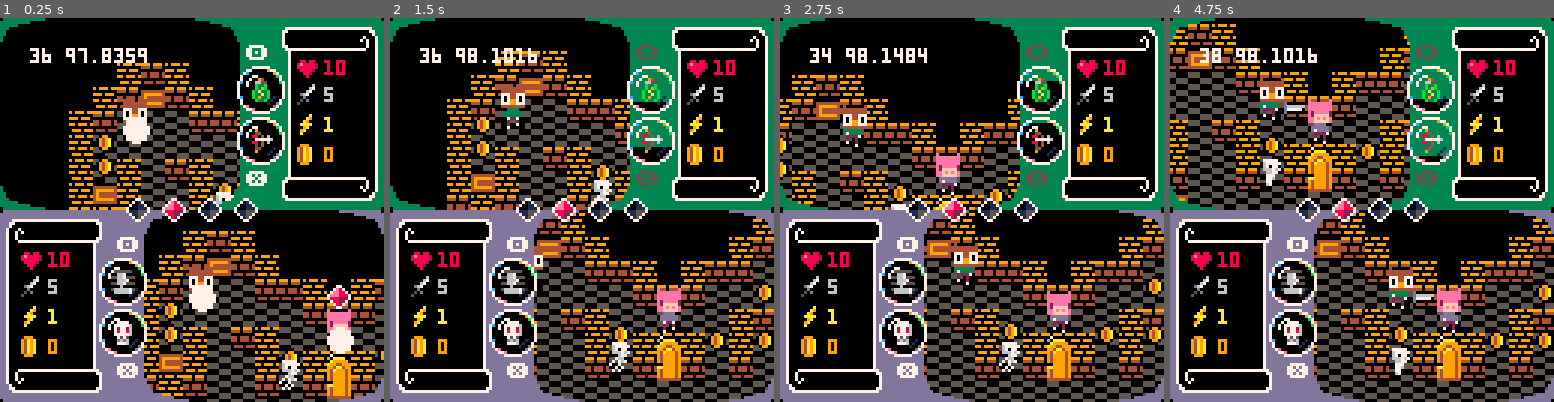
Above: before the commit, frames 1-4 (left to right).
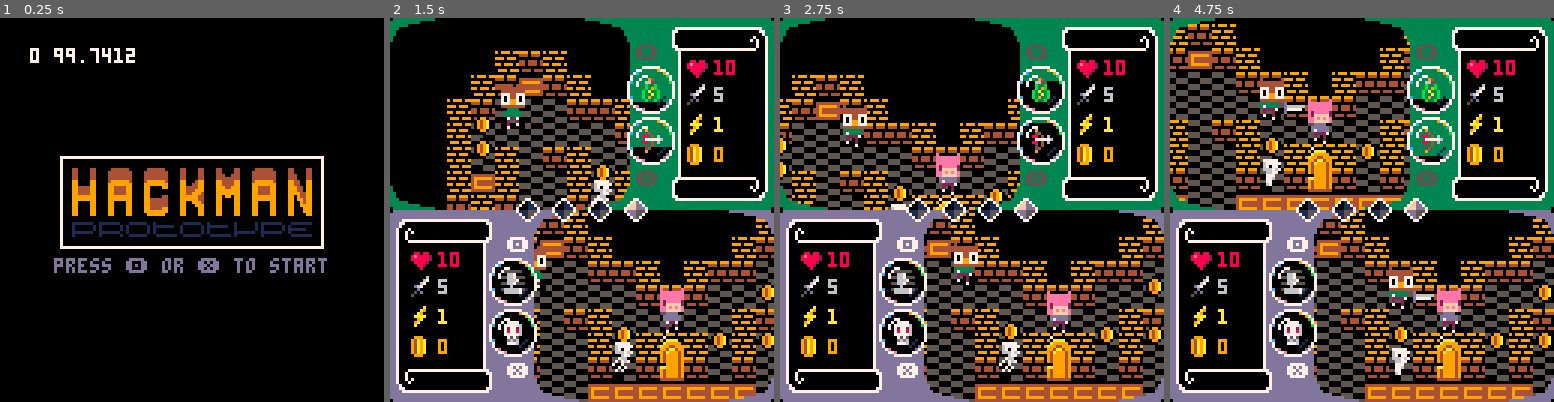
Above: after the commit, the same moments.

Repository: catnipped/hackman
Game: PICO-8 cartridge hackman.p8
The game is run twice, just before and just after one commit, with the same random seed, the same clock (stepped at 60 frames per second) and the same inputs.
Inputs:
- Up to frame 1 (0.25 s): no input
- Up to frame 2 (1.5 s): tap X (X key) at 0.33, 1.07 s; tap O (Z key) at 0.7 s
- Up to frame 3 (2.75 s): hold Right 1.6-2.1 s; tap O (Z key) at 1.7, 2.1, 2.5 s; tap X (X key) at 1.85 s; hold Up 2.15-2.42 s; hold Right from 2.47 s (still down)
- Up to frame 4 (4.75 s): tap O (Z key) every 0.4 s from 2.9 to 4.5 s; tap X (X key) at 2.97, 4.08 s; release Right at 3.03 s; hold Left 3.08-3.58 s; hold Down 3.63-3.97 s; hold Right 4.02-4.68 s; hold Up from 4.73 s (still down)

The runs differ from the first frame. In frame 1, 43% of the frame differs, in the area x 0-100%, y 0-100%; in frame 2, 10%; in frame 3, 2.9%; in frame 4, 4.4%.

Commit message:
title screen test

Diff:
--- a/hackman.p8
+++ b/hackman.p8
@@ -125,8 +125,9 @@
   init_players(2)
   init_enemies(1)
   init_map(17,17)
-  init_chests(8)
+  init_chests(15)
   init_gems()
+  game_state = "logo"
 end
 
 function init_map(w,h)
@@ -164,6 +165,16 @@
 function _update()
   frames += 1
   if frames > 32000 then frames = 0 end
+  if game_state == "logo" then
+     if btnp(4) or btnp(5) then game_state = "game"
+     end
+  end
+  if game_state == "game" then
+    update_game()
+  end
+end
+
+function update_game()
   update_player_collision()
   for p in all(player) do
     local p2 = player[2]
@@ -319,6 +330,39 @@
   cls()
   palt()
   camera(0,0)
+
+  print(flr(stat(1)*100) .. " " .. stat(0),10,10,7)
+  -- print(player[1].dash[2],10,17,8)
+  if game_state == "game" then
+    draw_game()
+  end
+  if game_state == "logo" then
+   draw_logo()
+  end
+  debug = {}
+end
+
+function draw_logo()
+  local x=20
+  local y=46
+  rectfill(x,y,x+87,y+30,0)
+  rect(x,y,x+87,y+30,7)
+  local x=x+4
+  local y=y+4
+  palt()
+  for n = 0,6 do
+    spr(64+n,x+(n*12),y,1,2)
+  end
+  for n = 0,8 do
+    if every(36,0,18) then
+      pal(8,1)
+    else pal(8,8) end
+    spr(71+n,x+(n*9),y+18)
+  end
+  print("press \x8e or \x97 to start",x-6,y+30,13+(frames%8))
+end
+
+function draw_game()
   rectfill(0,0,128,64,3)
   rectfill(0,0,79,83,0)
   rectfill(0,64,128,128,13)
@@ -374,29 +418,6 @@
     end
   end
   draw_ui()
-  print(flr(stat(1)*100) .. " " .. stat(0),10,10,7)
-  -- print(player[1].dash[2],10,17,8)
-  debug = {}
-  -- draw_logo()
-end
-
-function draw_logo()
-  local x=20
-  local y=48
-  rectfill(x,y,x+87,y+30,0)
-  rect(x,y,x+87,y+30,7)
-  local x=24
-  local y=52
-  palt()
-  for n = 0,6 do
-    spr(64+n,x+(n*12),y,1,2)
-  end
-  for n = 0,8 do
-    if every(36,0,18) then
-      pal(8,1)
-    else pal(8,8) end
-    spr(71+n,x+(n*9),y+18)
-  end
 end
 
 function draw_enemies()
@@ -607,22 +628,22 @@
 077007700000000060949a06bbbbbbbb007e00000000d700664444666644446699d99d6600200200002002000020020000200200f711557f67bb337667882276
 077777990444044466099066bb3333bb00077e0000077000664444666604226699d99d6600700200002007000070020000200700ff7157ff667b376666782766
 0000000000000000666006660bbbbbb0000007777770000066044426664444669999999d00000700007000000000070000700000fff77fff6667766666677666
-7777777777777770ff777777777777777777777f0000000000060000666006666666666666694666666666666606666666666666666666666667766666677666
-7777777777000000f7700000000000000000007700000000000670006609a06660000006667755666660000660a066066600006666555566667a9766667fd766
-7777770000000000f700000000000000000000070d00000000067000600000060c77cc1068882286600aaaa0090660a060aaaa066500005a67aa997667ffdd76
-77700000000000007000700000000000000000075d66666600067000609099060777ccc0822e22280aaaa990040660400a999990500000497aaa99977fffddd7
-77000000000000007007070000000000000000070d77777000067000094949a00ccc111082eee228044999000a400490a994499950000049799944477ddd5557
-77000000000000007007000000000000000000070d00000000067000094949a060cc1106822e222804490066600e8006994aa499500000496799447667dd5576
-70000000000000007007000000000000000000770000000000dddd0060909906660c106668222286600066666608206694a999495000004966794766667d5766
-700000000000000070007777777777777777777f0000000000050000660000666660066666822866666666666660066694999949500000496667766666677666
-05555550000000000000000000000000000000000009400000900000777777770077770000000000000a0a00000000c094999949500000496669466666694666
-00667000009990000000006000000a00000000000066550000540000711111160777776007765500090808900000037394999949500000496677556666775566
-55667555094a9a00000006700000a9000880880000b33b0008804060717117160727726007765500a82002000000c77c00999949500000496bbb33b66ddd11d6
-00666700094a9a0000006700000a90008e88882000b39b00007777767177771607877860077765500000008a000c7730aa99994950000049b33a333bd117111d
-55667555094a9a0000d6700000aaaa00888888200b3a33b008804060711771160777776007765500a800000000d37c009499994950000049b3aaa33bd177711d
-00060000094a9a00000d00000009a000088882000b33a3b0005040007111111600757500007050000020028a000d30009499994950000049b33a333bd117111d
-56666675094a9a000050d000009a0000008820000b3933b0005400000661166000d6d60077776550098080900050d00094999949511111496b3333b66d1111d6
-06666670009990000500000000a000000008000000b33b000090000000066000007776007777655000a0a00005000000444444441111111466b33b6666d11d66
+7777777777777770ff777777777777777777777f0000000000060000666006666666666666666666666666666606666666666666666666666667766666677666
+7777777777000000f7700000000000000000007700000000000670006609a06660000006622662266660000660a066066600006666555566667a9766667fd766
+7777770000000000f700000000000000000000070d00000000067000600000060c77cc1028822882600aaaa0090660a060aaaa066500005a67aa997667ffdd76
+77700000000000007000700000000000000000075d66666600067000609099060777ccc028e888820aaaa990040660400a999990500000497aaa99977fffddd7
+77000000000000007007070000000000000000070d77777000067000094949a00ccc111028888882044999000a400490a994499950000049799944477ddd5557
+77000000000000007007000000000000000000070d00000000067000094949a060cc11066288882604490066600e8006994aa499500000496799447667dd5576
+70000000000000007007000000000000000000770000000000dddd0060909906660c106666288266600066666608206694a999495000004966794766667d5766
+700000000000000070007777777777777777777f0000000000050000660000666660066666622666666666666660066694999949500000496667766666677666
+05555550000000000000000000000000000000000009400000900000777777770077770000000000000a0a00000000c094999949500000496666666666151666
+00667000009990000000006000000a000000000000665500005400007111111607777760077655000908089000000373949999495000004966669a6666157166
+55667555094a9a00000006700000a9000880880000b33b0008804060717117160727726007765500a82002000000c77c00999949500000496669a96666157166
+00666700094a9a0000006700000a90008e88882000b39b00007777767177771607877860077765500000008a000c7730aa99994950000049669a966666157166
+55667555094a9a0000d6700000aaaa00888888200b3a33b008804060711771160777776007765500a800000000d37c00949999495000004969aaaa9666157166
+00060000094a9a00000d00000009a000088882000b33a3b0005040007111111600757500007050000020028a000d300094999949500000496669a96666157166
+56666675094a9a000050d000009a0000008820000b3933b0005400000661166000d6d60077776550098080900050d0009499994951111149669a966661dddd16
+06666670009990000500000000a000000008000000b33b000090000000066000007776007777655000a0a00005000000444444441111111466a9666666151666
 44000044044444400444444044000044440000440444444044000044888888808888888008888880800000000888888080000000800000088888888008888888
 44000044444444444444444444000044440000444444444444000044800000088000000880000008888888808000000888888880800000088000000880000000
 44000044444444444444444444000044444004444444444444400044800000088000000880000008800000008000000880000000800000088000000888888800
@@ -731,7 +752,7 @@
 0112010211010202030202011112111101000000000000000000000000000000000000000000000000000000000000000000000000000000000000000000000000000000000000000000000000000000000000000000000000000000000000000000000000000000000000000000000000000000000000000000000000000000
 0103010202011201100112011212120301000000000000000000000000000000000000000000000000000000000000000000000000000000000000000000000000000000000000000000000000000000000000000000000000000000000000000000000000000000000000000000000000000000000000000000000000000000
 1101110202110211021102110211020111000000000000000000000000000000000000000000000000000000000000000000000000000000000000000000000000000000000000000000000000000000000000000000000000000000000000000000000000000000000000000000000000000000000000000000000000000000
-0001030202020202020202020202020100000000000000000000000000000000000000000000000000000000000000000000000000000000000000000000000000000000000000000000000000000000000000000000000000000000000000000000000000000000000000000000000000000000000000000000000000000000
+0001030202030303030303030202020100000000000000000000000000000000000000000000000000000000000000000000000000000000000000000000000000000000000000000000000000000000000000000000000000000000000000000000000000000000000000000000000000000000000000000000000000000000
 0011010102111111011111110201011100000000000000000000000000000000000000000000000000000000000000000000000000000000000000000000000000000000000000000000000000000000000000000000000000000000000000000000000000000000000000000000000000000000000000000000000000000000
 0000110102121212110203020201110000000000000000000000000000000000000000000000000000000000000000000000000000000000000000000000000000000000000000000000000000000000000000000000000000000000000000000000000000000000000000000000000000000000000000000000000000000000
 0000001101020202020202020111000000000000000000000000000000000000000000000000000000000000000000000000000000000000000000000000000000000000000000000000000000000000000000000000000000000000000000000000000000000000000000000000000000000000000000000000000000000000
Not shown, added: spritesheet.png
